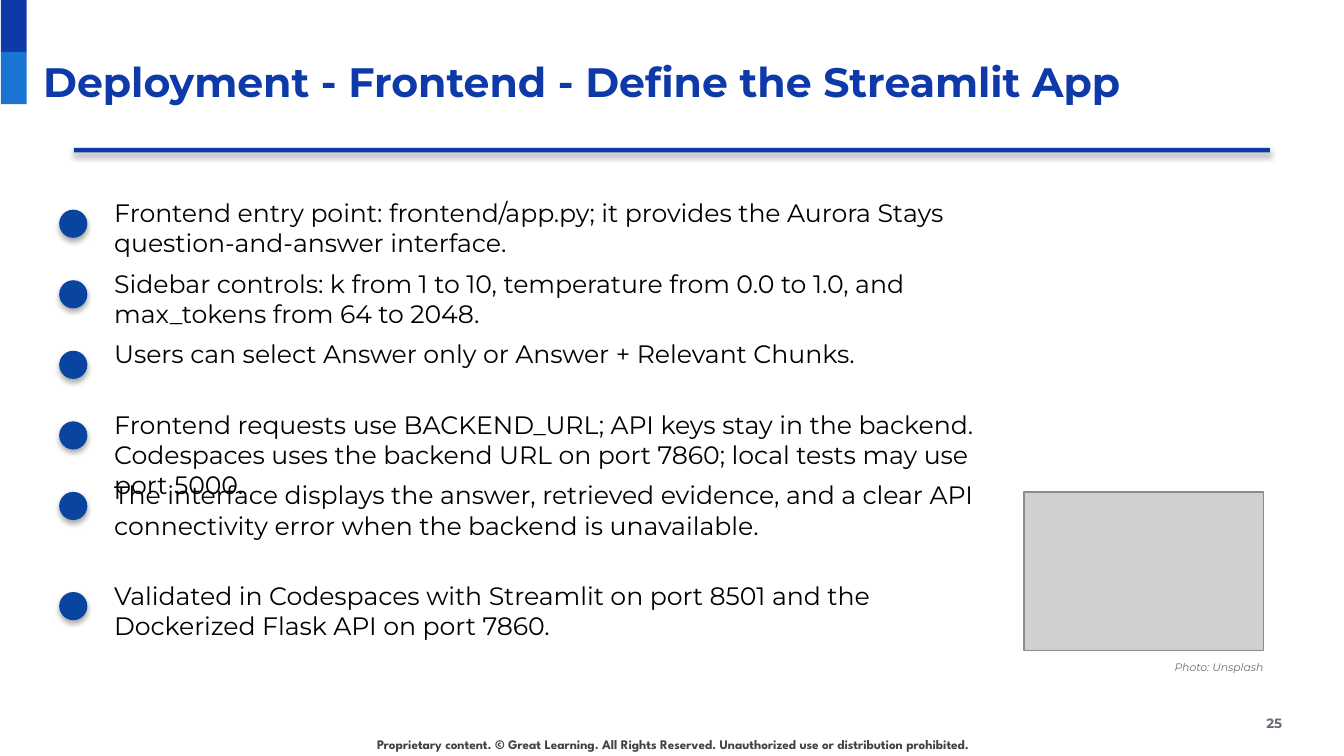
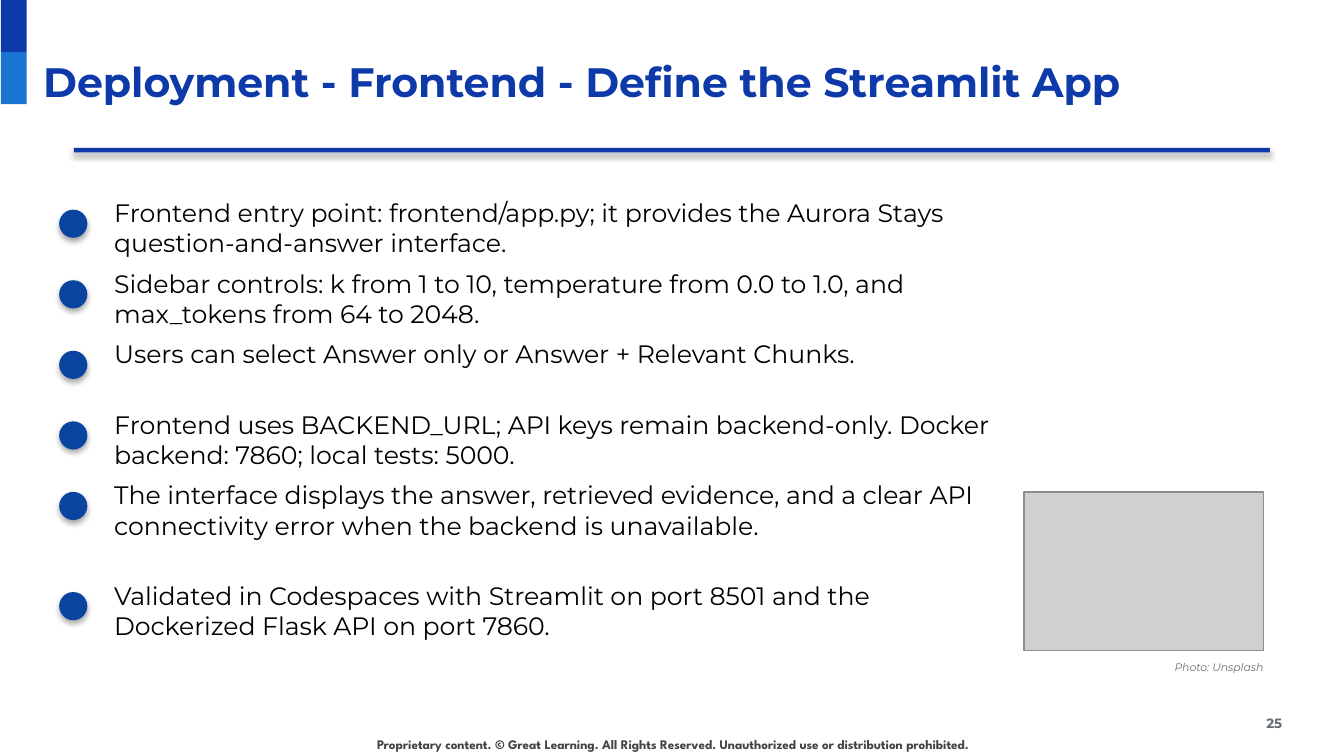
Before and after one commit to raovutukoor1/aurora-stay-qna-120-token-option, a slide deck: slide 25 of presentations/Aurora_Stays_RAG_120_Token_Option.pptx. Drawn at 1344x756 pixels with LibreOffice and Linux fonts; fonts in the diff are those of the drawing; grey boxes stand for pictures; background and template pictures are left out. Boxes give left, top, right and bottom in pixels: in the first picture for what was removed or moved away, otherwise in the second. Text is boxed around its words. In the diff, an @@ line names an element or a change of style, - is before the commit and + after.

Commit message:
Fix slide 24 and 25 text overflow

```diff
--- a/presentations/Aurora_Stays_RAG_120_Token_Option.pptx
+++ b/presentations/Aurora_Stays_RAG_120_Token_Option.pptx
@@ text at [114,415,989,468]: text changed @@
-Frontend requests use BACKEND_URL; API keys stay in the backend. Codespaces uses the backend URL on port 7860; local tests may use port 5000.
+Frontend uses BACKEND_URL; API keys remain backend-only. Docker backend: 7860; local tests: 5000.
```
Also in this commit, not shown: 1 other slide changed, 1 other file.
